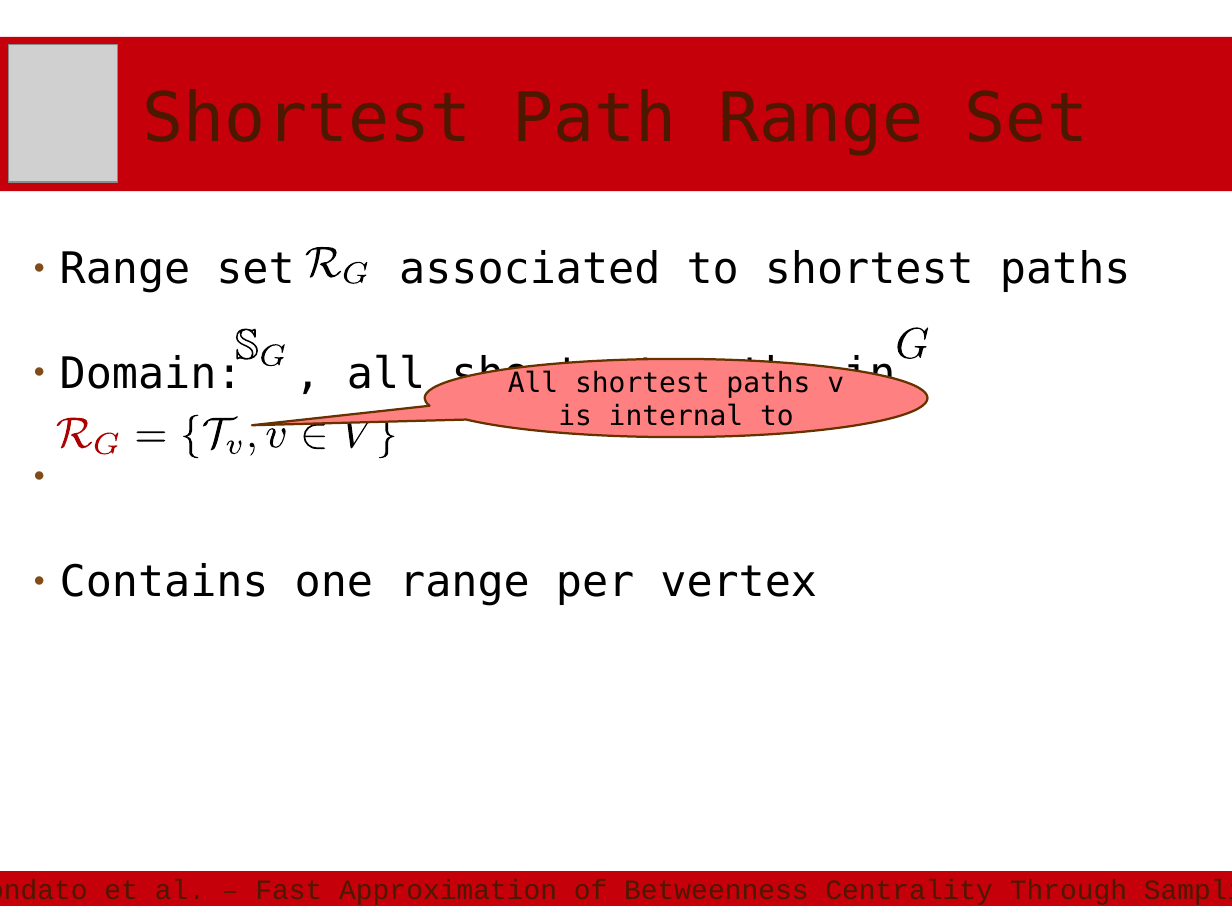
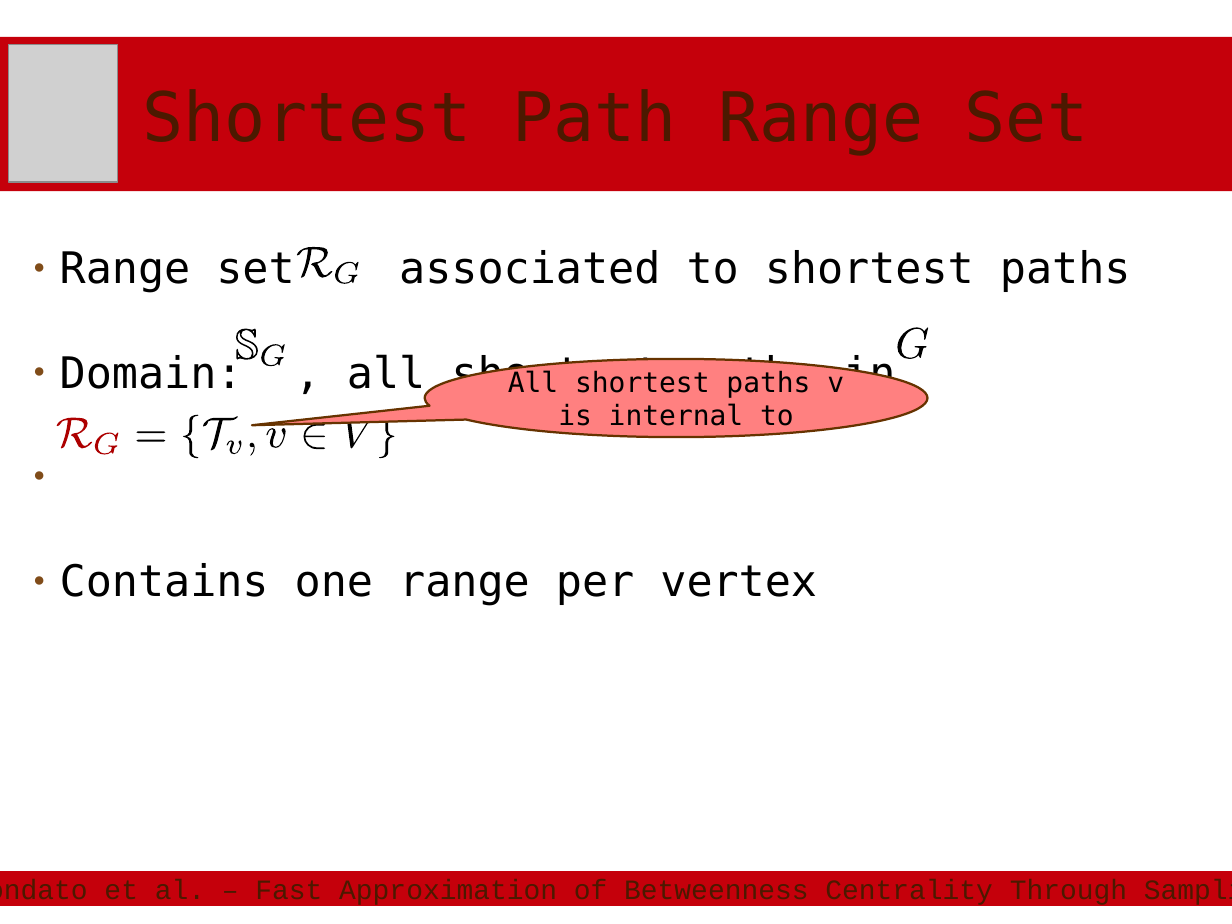
Before and after one commit to rionda/centrsampl, a slide deck: slide 63 of presentation/BU-CentrSampl.odp (slide 62 before the commit). Drawn at 1232x924 pixels with LibreOffice and Linux fonts; fonts in the diff are those of the drawing; grey boxes stand for pictures. Boxes give left, top, right and bottom in pixels: in the first picture for what was removed or moved away, otherwise in the second. Text is boxed around its words. In the diff, an @@ line names an element or a change of style, - is before the commit and + after.

```diff
--- a/presentation/BU-CentrSampl.odp
+++ b/presentation/BU-CentrSampl.odp
@@ 3 freeform shapes moved together from (x1=305, y1=247, x2=369, y2=284) to (x1=296, y1=247, x2=360, y2=284) @@
```
Also in this commit, not shown: 18 other slides changed, 1 slide added, 1 other file.
